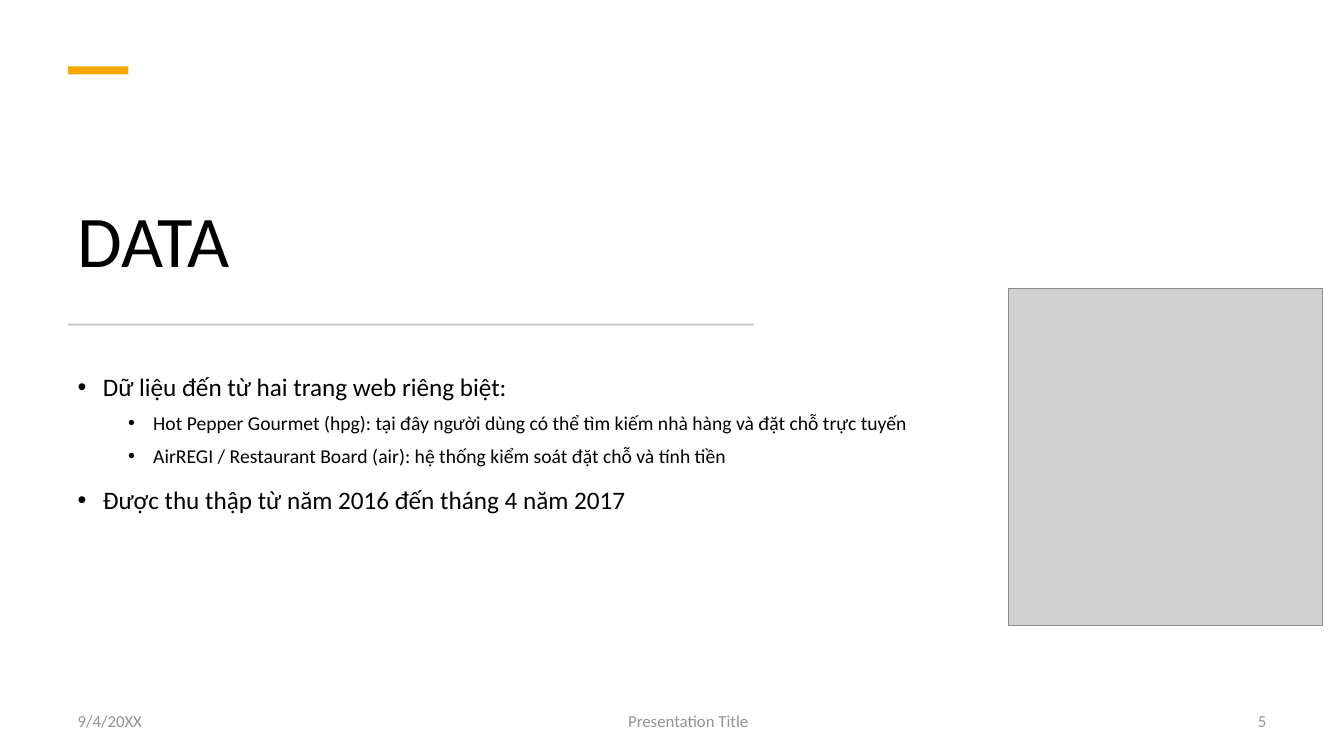
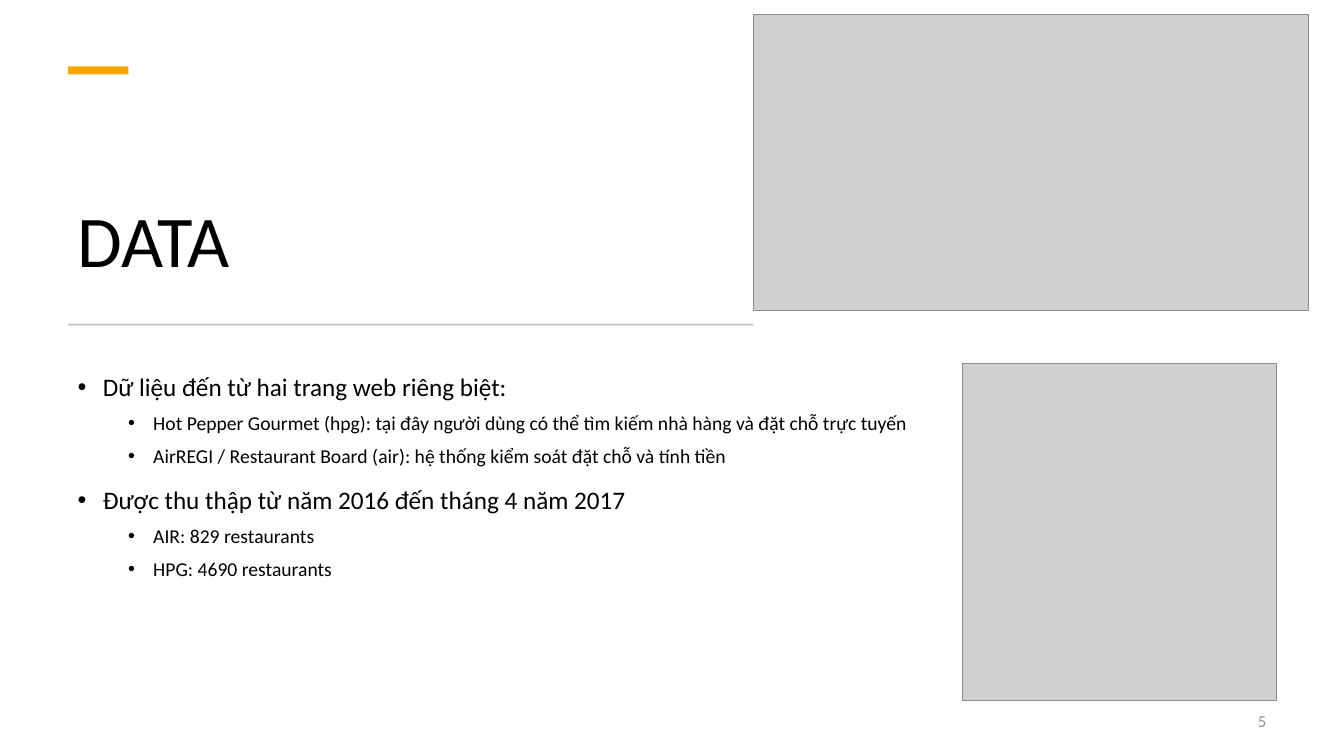
Before and after one commit to pdthuc/Project-Applied_Data_Science, a slide deck: slide 5 of Presentation/GIỚI THIỆU ĐỀ TÀI.pptx. Drawn at 1344x756 pixels with LibreOffice and Linux fonts; fonts in the diff are those of the drawing; grey boxes stand for pictures. Boxes give left, top, right and bottom in pixels: in the first picture for what was removed or moved away, otherwise in the second. Text is boxed around its words. In the diff, an @@ line names an element or a change of style, - is before the commit and + after.

Commit message:
update 19/10/2021

```diff
--- a/Presentation/GIỚI THIỆU ĐỀ TÀI.pptx
+++ b/Presentation/GIỚI THIỆU ĐỀ TÀI.pptx
@@ picture added at [754,15,1309,312] @@
@@ picture: place and size @@
-picture at [1008,288,1322,626]
+picture at [963,363,1276,701]
@@ text at [153,529,332,576]: paragraphs added @@
+  • AIR: 829 restaurants
+  • HPG: 4690 restaurants
@@ text removed at [78,715,142,728] @@
-9/4/20XX
@@ text removed at [628,715,748,727] @@
-Presentation Title
```
Also in this commit, not shown: 1 other slide changed, 1 slide added.
